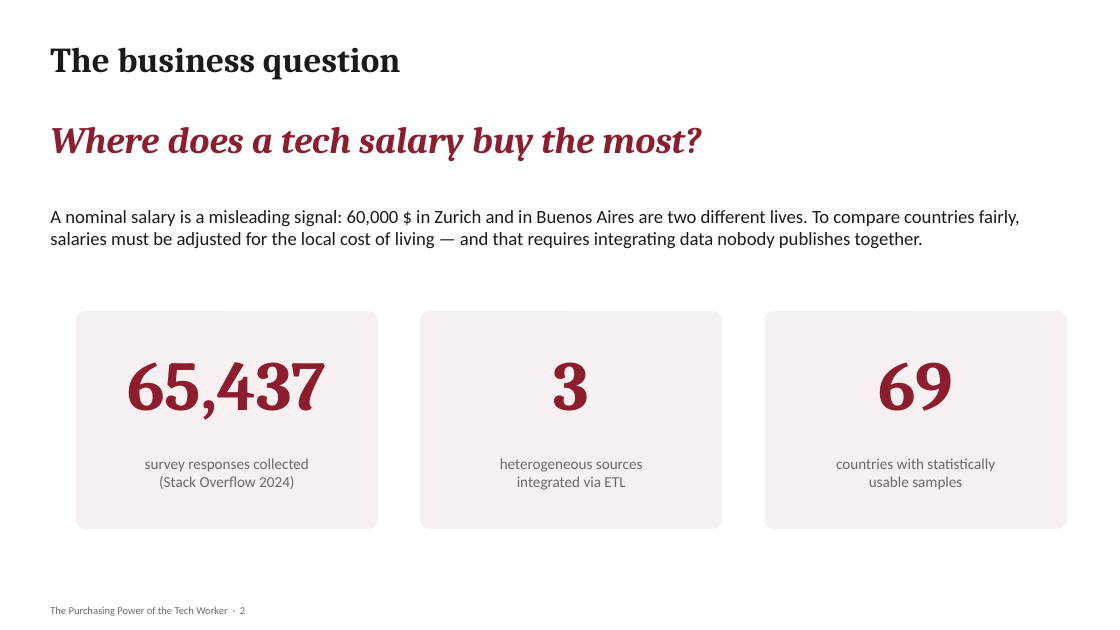
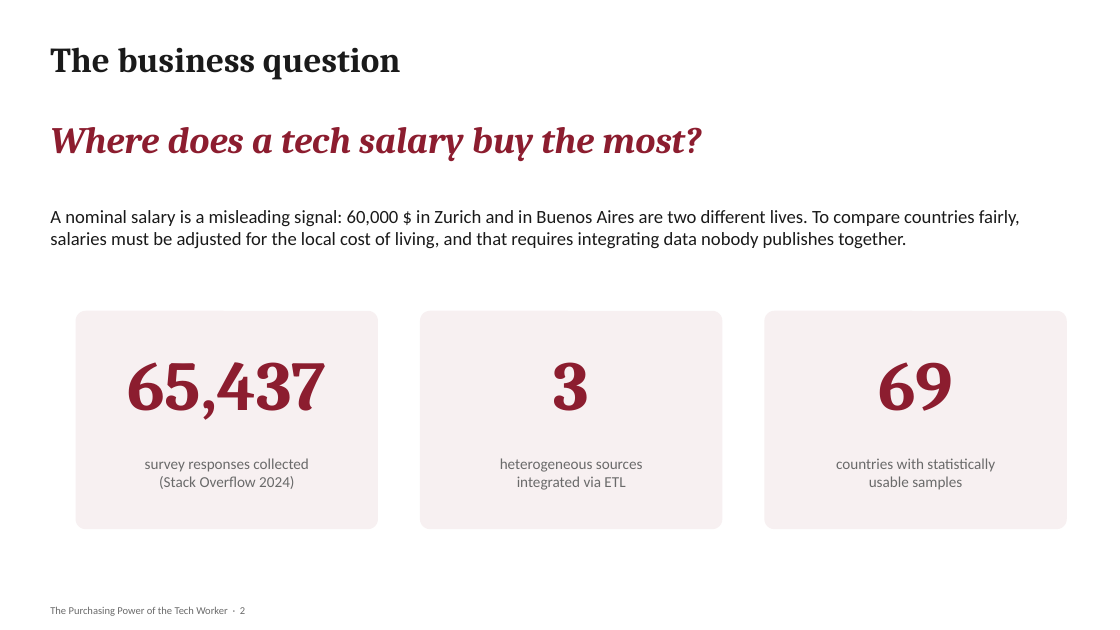
Before and after one commit to emasmisi/tech-worker-purchasing-power-dw, a slide deck: slide 2 of presentation/TechWorker_DW_Presentation.pptx. Drawn at 1120x630 pixels with LibreOffice and Linux fonts; fonts in the diff are those of the drawing. Boxes give left, top, right and bottom in pixels: in the first picture for what was removed or moved away, otherwise in the second. Text is boxed around its words. In the diff, an @@ line names an element or a change of style, - is before the commit and + after.

```diff
--- a/presentation/TechWorker_DW_Presentation.pptx
+++ b/presentation/TechWorker_DW_Presentation.pptx
@@ text at bbox=[50, 210, 1020, 248]: text changed @@
-A nominal salary is a misleading signal: 60,000 $ in Zurich and in Buenos Aires are two different lives. To compare countries fairly, salaries must be adjusted for the local cost of living — and that requires integrating data nobody publishes together.
+A nominal salary is a misleading signal: 60,000 $ in Zurich and in Buenos Aires are two different lives. To compare countries fairly, salaries must be adjusted for the local cost of living, and that requires integrating data nobody publishes together.
```
Also in this commit, not shown: 15 other slides changed, 4 other files.
